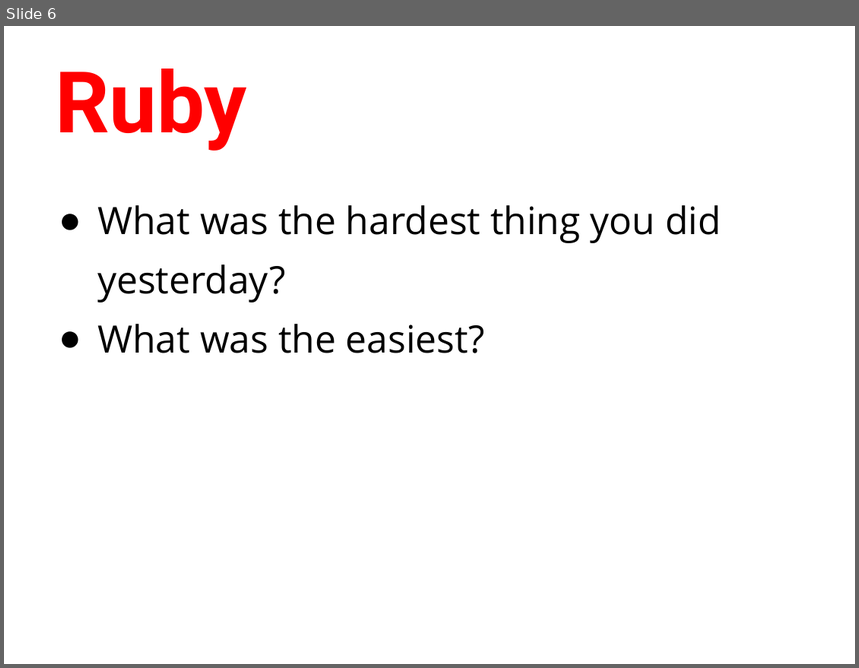
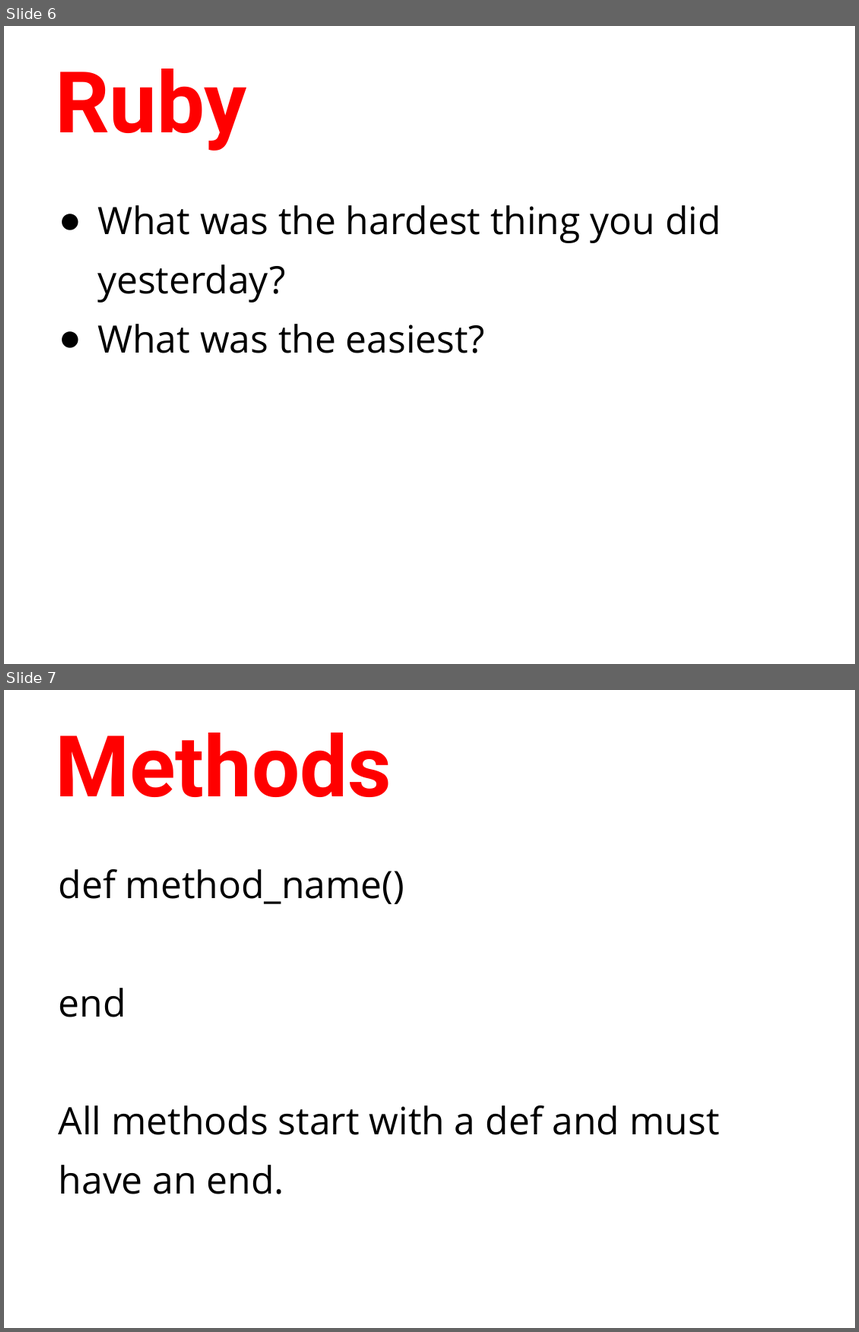
Before and after one commit to humanitiesprogramming/slides, a slide deck: day2-review.pptx. Shown one above the other, each under a label of ours: slide 6 before the commit, slides 6 and 7 after it. The pictures are 859x668 and 859x1332 pixels, drawn with LibreOffice and Linux fonts; fonts in the diff are those of the drawing. Boxes give left, top, right and bottom in pixels: in the first picture for what was removed or moved away, otherwise in the second. Text is boxed around its words. In the diff, an @@ line names an element or a change of style, - is before the commit and + after.

```diff
--- a/day2-review.pptx
+++ b/day2-review.pptx
@@ slide 7 added at (x1=4, y1=690, x2=855, y2=1328), background #FFFFFF @@
@@ title added at (x1=55, y1=733, x2=392, y2=797), 72 pt, text #FF0000, bold @@
+Methods
@@ text added at (x1=59, y1=869, x2=719, y2=1195), 32 pt, text #000000 @@
+def method_name()
+end
+All methods start with a def and must have an end.
```
Also in this commit, not shown: 2 slides changed, 4 other slides added, 5 other files.
